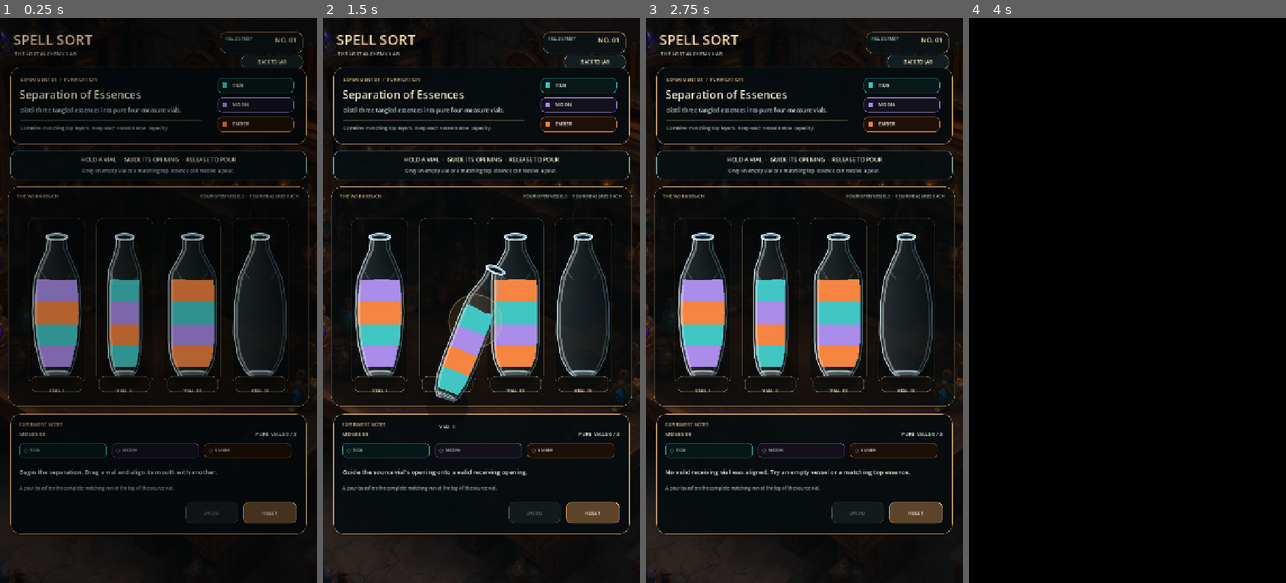
Above: before the commit, frames 1-4 (left to right).
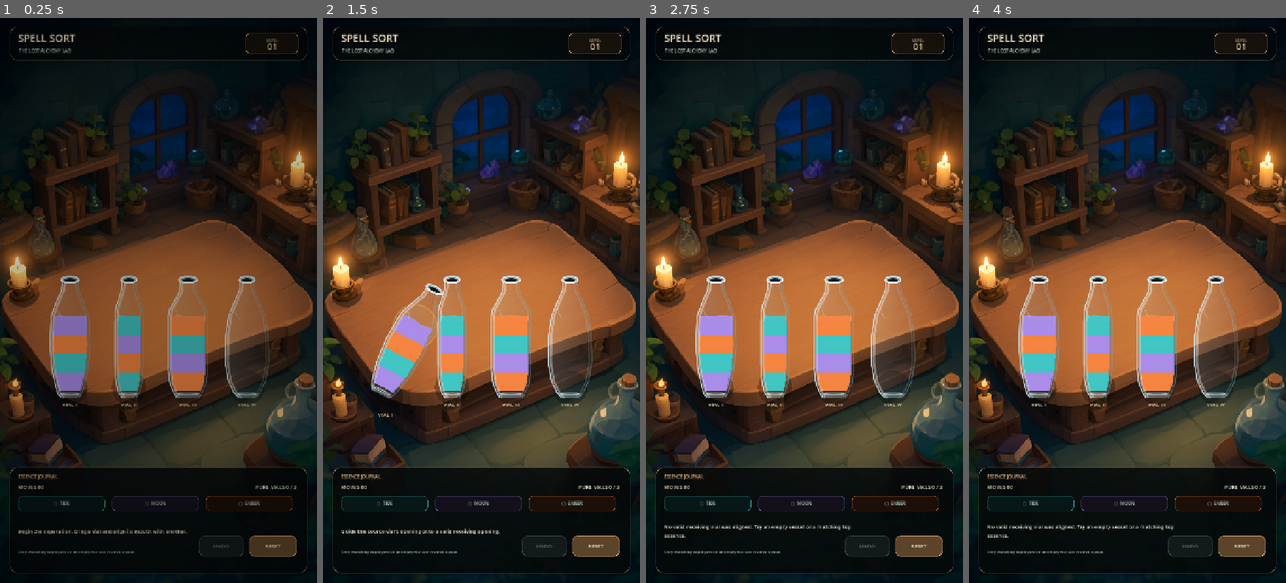
Above: after the commit, the same moments.

Repository: Kryodo/spell-sort-game
Game: Godot game, scene res://scenes/alchemy_interaction_test.tscn
Two runs of this game, one before a commit and one after it. Both use one fixed random seed, a clock stepped at 60 frames per second and the inputs below.
Inputs (mouse positions are in pixels of both pictures, inside the frame that each line leads up to):
- Up to frame 1 (0.25 s): no input
- Up to frame 2 (1.5 s): drag from (481, 300) to (513, 176) at 0.52 s; drag from (418, 328) to (465, 413) at 1.27 s
- Up to frame 3 (2.75 s): move the mouse to (836, 176) at 2.02 s; click (836, 176) at 2.17 s
- Up to frame 4 (4 s): drag from (1111, 413) to (1032, 215) at 2.77 s; click (1241, 63) at 3.5 s, where only the run before the commit has a clickable "BACK TO LAB"

The runs differ from the first frame. In frame 1, 51% of the frame differs, in the area x 0-100%, y 1-100%; in frame 2, 59%; in frame 3, 59%; in frame 4, 71%.

Commit message:
Integrate alchemy sorting into the illustrated workbench background

Diff:
--- a/scripts/alchemy_interaction_test.gd
+++ b/scripts/alchemy_interaction_test.gd
@@ -5,11 +5,11 @@
 @export var in_world_presentation := false
 
 const BottleScript = preload("res://scripts/alchemy_bottle.gd")
-const BACKGROUND_PATH := "res://assets/environments/laboratory_background.png"
+const BACKGROUND_PATH := "res://assets/environments/SpellSort_Workbench_Variant_4.png"
 const CAPACITY := 4
-const BOTTLE_SIZE := Vector2(140.0, 430.0)
-const BOTTLE_GAP := 14.0
-const BOTTLE_ROW_Y := 423.0
+const BOTTLE_SIZE := Vector2(116.0, 365.0)
+const BOTTLE_GAP := 18.0
+const BOTTLE_ROW_Y := 520.0
 
 const ESSENCE_NAMES: Array[String] = ["tide", "moon", "ember"]
 const PALETTE: Dictionary = {
@@ -77,7 +77,7 @@
 	if in_world_presentation:
 		_bottle_size = Vector2(116.0, 365.0)
 		_bottle_gap = 18.0
-		_bottle_row_y = 422.0
+		_bottle_row_y = 520.0
 	_build_interface()
 	_build_bottles()
 	_build_stream_layers()
@@ -92,6 +92,7 @@
 		return
 
 	var background := TextureRect.new()
+	background.name = "WorkbenchEnvironmentBackground"
 	background.set_anchors_and_offsets_preset(Control.PRESET_FULL_RECT)
 	background.texture = load(BACKGROUND_PATH)
 	background.expand_mode = TextureRect.EXPAND_IGNORE_SIZE
@@ -99,18 +100,50 @@
 	background.mouse_filter = Control.MOUSE_FILTER_IGNORE
 	add_child(background)
 
-	var atmosphere := ColorRect.new()
-	atmosphere.set_anchors_and_offsets_preset(Control.PRESET_FULL_RECT)
-	atmosphere.color = Color(0.012, 0.024, 0.034, 0.47)
-	atmosphere.mouse_filter = Control.MOUSE_FILTER_IGNORE
-	add_child(atmosphere)
-
-	_build_header()
-	_build_experiment_card()
-	_build_instruction_bar()
+	_build_minimal_header()
 	_build_workbench()
 	_build_status_panel()
 	_build_completion_panel()
+
+
+func _build_minimal_header() -> void:
+	var header := _make_panel(
+		Rect2(22.0, 20.0, 676.0, 76.0),
+		Color(0.018, 0.030, 0.030, 0.62),
+		Color(0.78, 0.62, 0.39, 0.36),
+		17
+	)
+	add_child(header)
+
+	var title := _make_label("SPELL SORT", 23, Color(0.99, 0.92, 0.78, 1.0))
+	title.position = Vector2(19.0, 8.0)
+	title.size = Vector2(330.0, 34.0)
+	header.add_child(title)
+
+	var subtitle := _make_label("THE LOST ALCHEMY LAB", 10, Color(0.78, 0.84, 0.78, 0.96))
+	subtitle.position = Vector2(21.0, 43.0)
+	subtitle.size = Vector2(300.0, 18.0)
+	header.add_child(subtitle)
+
+	var level_badge := _make_panel(
+		Rect2(536.0, 13.0, 120.0, 49.0),
+		Color(0.12, 0.085, 0.050, 0.72),
+		Color(0.88, 0.69, 0.43, 0.52),
+		12
+	)
+	header.add_child(level_badge)
+
+	var level_kicker := _make_label("LEVEL", 9, Color(0.78, 0.72, 0.60, 1.0))
+	level_kicker.position = Vector2(12.0, 5.0)
+	level_kicker.size = Vector2(96.0, 14.0)
+	level_kicker.horizontal_alignment = HORIZONTAL_ALIGNMENT_CENTER
+	level_badge.add_child(level_kicker)
+
+	var level_value := _make_label("01", 19, Color(1.0, 0.88, 0.66, 1.0))
+	level_value.position = Vector2(12.0, 18.0)
+	level_value.size = Vector2(96.0, 24.0)
+	level_value.horizontal_alignment = HORIZONTAL_ALIGNMENT_CENTER
+	level_badge.add_child(level_value)
 
 
 func _build_in_world_interface() -> void:
@@ -290,92 +323,83 @@
 
 
 func _build_workbench() -> void:
-	var bench_background := Color(0.025, 0.040, 0.047, 0.62) if not in_world_presentation else Color(0.10, 0.065, 0.038, 0.10)
-	var bench_border := Color(0.72, 0.60, 0.42, 0.50) if not in_world_presentation else Color(0.82, 0.67, 0.43, 0.20)
-	var bench_rect := Rect2(18.0, 382.0, 684.0, 498.0) if not in_world_presentation else Rect2(18.0, 350.0, 684.0, 520.0)
-	var bench := _make_panel(bench_rect, bench_background, bench_border, 24)
-	add_child(bench)
-
-	var bench_label := _make_label("THE WORKBENCH", 11, Color(0.84, 0.72, 0.52, 0.96))
-	bench_label.position = Vector2(20.0, 11.0)
-	bench_label.size = Vector2(190.0, 22.0)
-	bench.add_child(bench_label)
-
-	var vessel_note := _make_label("FOUR OPEN VESSELS  ·  FOUR MEASURES EACH", 10, Color(0.65, 0.77, 0.75, 0.90))
-	vessel_note.horizontal_alignment = HORIZONTAL_ALIGNMENT_RIGHT
-	vessel_note.position = Vector2(300.0, 11.0)
-	vessel_note.size = Vector2(360.0, 22.0)
-	bench.add_child(vessel_note)
+	# The generated environment already contains the tabletop. Do not draw a
+	# second artificial bench panel or pedestals over the artwork.
+	pass
 
 
 func _build_status_panel() -> void:
-	var status_background := Color(0.026, 0.047, 0.059, 0.94) if not in_world_presentation else Color(0.026, 0.047, 0.059, 0.86)
 	var panel := _make_panel(
-		Rect2(24.0, 897.0, 672.0, 272.0),
-		status_background,
-		Color(0.76, 0.61, 0.40, 0.73),
-		20
+		Rect2(22.0, 1018.0, 676.0, 240.0),
+		Color(0.020, 0.035, 0.035, 0.82),
+		Color(0.78, 0.62, 0.40, 0.52),
+		18
 	)
 	add_child(panel)
 
-	var section_label := _make_label("EXPERIMENT NOTES", 10, Color(0.83, 0.68, 0.46, 1.0))
-	section_label.position = Vector2(20.0, 13.0)
-	section_label.size = Vector2(220.0, 19.0)
+	var section_label := _make_label("ESSENCE JOURNAL", 10, Color(0.87, 0.70, 0.47, 1.0))
+	section_label.position = Vector2(19.0, 10.0)
+	section_label.size = Vector2(220.0, 18.0)
 	panel.add_child(section_label)
 
-	move_label = _make_label("MOVES 00", 12, Color(0.88, 0.82, 0.68, 1.0))
-	move_label.position = Vector2(20.0, 34.0)
-	move_label.size = Vector2(150.0, 23.0)
+	move_label = _make_label("MOVES 00", 12, Color(0.94, 0.87, 0.73, 1.0))
+	move_label.position = Vector2(19.0, 33.0)
+	move_label.size = Vector2(150.0, 22.0)
 	panel.add_child(move_label)
 
-	purity_label = _make_label("PURE VIALS 0 / 3", 12, Color(0.85, 0.91, 0.84, 1.0))
+	purity_label = _make_label("PURE VIALS 0 / 3", 12, Color(0.91, 0.93, 0.83, 1.0))
 	purity_label.horizontal_alignment = HORIZONTAL_ALIGNMENT_RIGHT
-	purity_label.position = Vector2(450.0, 34.0)
-	purity_label.size = Vector2(200.0, 23.0)
+	purity_label.position = Vector2(428.0, 33.0)
+	purity_label.size = Vector2(224.0, 22.0)
 	panel.add_child(purity_label)
 
 	for index in range(ESSENCE_NAMES.size()):
 		var essence_name: String = ESSENCE_NAMES[index]
 		var essence_color: Color = PALETTE[essence_name]
 		var chip := _make_panel(
-			Rect2(20.0 + float(index) * 210.0, 66.0, 198.0, 34.0),
-			Color(0.045, 0.065, 0.071, 0.92),
-			Color(essence_color.r, essence_color.g, essence_color.b, 0.30),
+			Rect2(19.0 + float(index) * 213.0, 65.0, 198.0, 34.0),
+			Color(essence_color.r * 0.12, essence_color.g * 0.12, essence_color.b * 0.12, 0.82),
+			Color(essence_color.r, essence_color.g, essence_color.b, 0.42),
 			9
 		)
 		panel.add_child(chip)
 		objective_chips.append(chip)
 
-		var chip_label := _make_label(essence_name.to_upper(), 10, Color(0.73, 0.80, 0.77, 0.95))
+		var chip_label := _make_label(essence_name.to_upper(), 10, Color(0.86, 0.87, 0.80, 1.0))
 		chip_label.position = Vector2(10.0, 4.0)
-		chip_label.size = Vector2(175.0, 25.0)
+		chip_label.size = Vector2(178.0, 25.0)
+		chip_label.horizontal_alignment = HORIZONTAL_ALIGNMENT_CENTER
 		chip.add_child(chip_label)
 		objective_chip_labels.append(chip_label)
 
-	status_label = _make_label("Grip a vial and guide its opening to a receiving vial.", 14, Color(0.94, 0.93, 0.86, 1.0))
-	status_label.position = Vector2(20.0, 111.0)
-	status_label.size = Vector2(632.0, 43.0)
+	status_label = _make_label(
+		"Drag a vial and align its open mouth with a receiving vial.",
+		12,
+		Color(0.95, 0.92, 0.83, 1.0)
+	)
+	status_label.position = Vector2(19.0, 116.0)
+	status_label.size = Vector2(388.0, 58.0)
 	status_label.autowrap_mode = TextServer.AUTOWRAP_WORD_SMART
 	panel.add_child(status_label)
 
 	var hint := _make_label(
-		"A pour transfers the complete matching run at the top of the source vial.",
-		10,
-		Color(0.67, 0.77, 0.75, 0.94)
-	)
-	hint.position = Vector2(20.0, 157.0)
-	hint.size = Vector2(630.0, 22.0)
+		"Only matching top layers or an empty vial can receive a pour.",
+		9,
+		Color(0.70, 0.77, 0.71, 0.95)
+	)
+	hint.position = Vector2(19.0, 180.0)
+	hint.size = Vector2(390.0, 22.0)
 	panel.add_child(hint)
 
 	undo_button = _make_action_button("UNDO", false)
-	undo_button.position = Vector2(398.0, 200.0)
-	undo_button.size = Vector2(118.0, 48.0)
+	undo_button.position = Vector2(430.0, 155.0)
+	undo_button.size = Vector2(102.0, 47.0)
 	undo_button.pressed.connect(_on_undo_pressed)
 	panel.add_child(undo_button)
 
 	reset_button = _make_action_button("RESET", true)
-	reset_button.position = Vector2(528.0, 200.0)
-	reset_button.size = Vector2(122.0, 48.0)
+	reset_button.position = Vector2(544.0, 155.0)
+	reset_button.size = Vector2(108.0, 47.0)
 	reset_button.pressed.connect(_reset_test)
 	panel.add_child(reset_button)
 
@@ -391,7 +415,7 @@
 	completion_panel.visible = false
 	add_child(completion_panel)
 
-	var kicker := _make_label("EXPERIMENT 01  ·  COMPLETE", 11, Color(0.91, 0.75, 0.48, 1.0))
+	var kicker := _make_label("LEVEL 01  ·  COMPLETE", 11, Color(0.91, 0.75, 0.48, 1.0))
 	kicker.position = Vector2(25.0, 22.0)
 	kicker.size = Vector2(478.0, 20.0)
 	kicker.horizontal_alignment = HORIZONTAL_ALIGNMENT_CENTER
@@ -409,7 +433,7 @@
 	detail.horizontal_alignment = HORIZONTAL_ALIGNMENT_CENTER
 	completion_panel.add_child(detail)
 
-	var repeat_button := _make_action_button("REPEAT EXPERIMENT", true)
+	var repeat_button := _make_action_button("PLAY AGAIN", true)
 	repeat_button.position = Vector2(154.0, 137.0)
 	repeat_button.size = Vector2(220.0, 40.0)
 	repeat_button.pressed.connect(_reset_test)
@@ -423,22 +447,6 @@
 
 	for index in range(4):
 		var slot_position := Vector2(start_x + float(index) * (_bottle_size.x + _bottle_gap), _bottle_row_y)
-		var slot := _make_panel(
-			Rect2(slot_position.x + 5.0, slot_position.y + 30.0, _bottle_size.x - 10.0, _bottle_size.y - 54.0),
-			Color(0.020, 0.037, 0.044, 0.30),
-			Color(0.77, 0.66, 0.47, 0.20),
-			17
-		)
-		add_child(slot)
-
-		var pedestal := _make_panel(
-			Rect2(slot_position.x + 12.0, slot_position.y + _bottle_size.y - 41.0, _bottle_size.x - 24.0, 35.0),
-			Color(0.075, 0.073, 0.060, 0.70),
-			Color(0.75, 0.61, 0.41, 0.30),
-			10
-		)
-		add_child(pedestal)
-
 		var vial = BottleScript.new()
 		vial.position = slot_position
 		vial.size = _bottle_size
